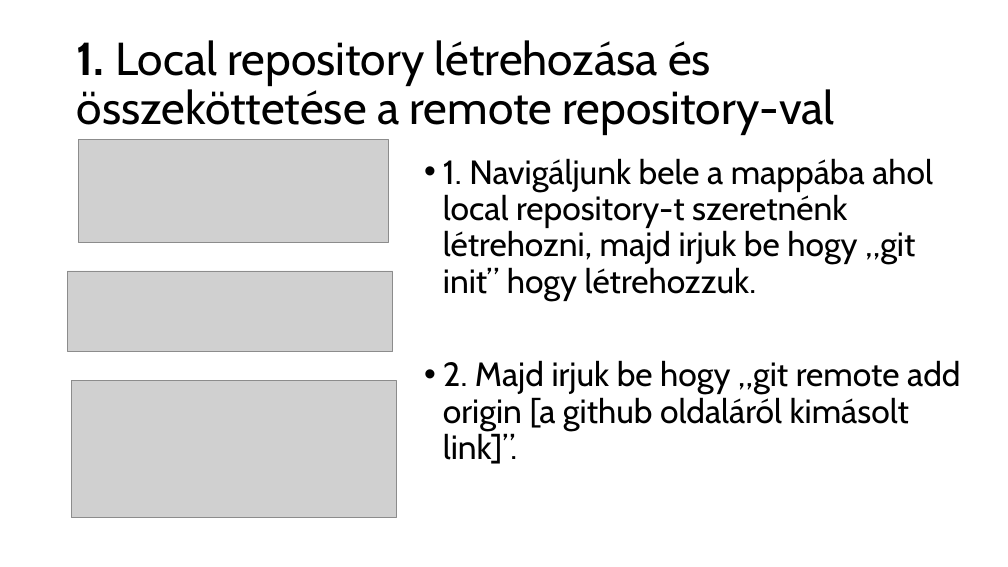
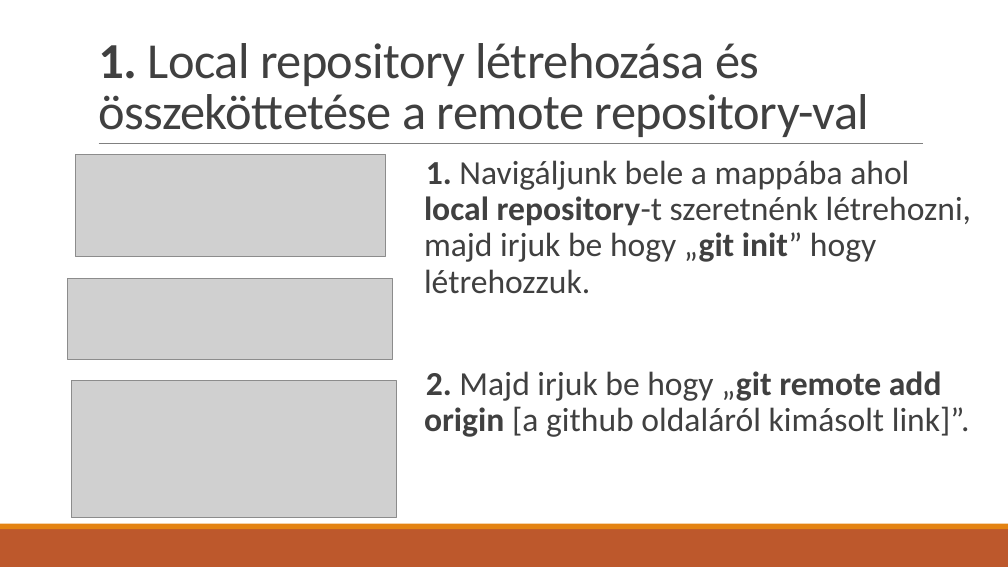
Before and after one commit to BognarBalint/Ikt_Projektmunka_2024-2025_Bogn-r_Roli_Kimi, a slide deck: slide 4 of Git_használat.pptx. Drawn at 1008x567 pixels with LibreOffice and Linux fonts; fonts in the diff are those of the drawing; grey boxes stand for pictures. Boxes give left, top, right and bottom in pixels: in the first picture for what was removed or moved away, otherwise in the second. Text is boxed around its words. In the diff, an @@ line names an element or a change of style, - is before the commit and + after.

```diff
--- a/Git_használat.pptx
+++ b/Git_használat.pptx
@@ title "1. Local repository létrehozása és ...": place and size @@
-title "1. Local repository létrehozása és ..." at (77,40,835,135)
+title "1. Local repository létrehozása és ..." at (98,43,869,137)
@@ title "1. Local repository létrehozása és ..." at (98,43,869,137): size 44 to 48 pt, font Cabin to Calibri, text colour #000000 to #404040, letter spacing 0 to -0.5 pt; line spacing 0.9 to 0.85; vertical alignment middle to bottom @@
@@ line added from (99, 144) to (923, 144), #808080 0.5 pt @@
@@ picture: place and size @@
-picture at (79,140,389,242)
+picture at (75,154,385,256)
@@ text "1. Navigáljunk bele a mappába ..." at (424,160,971,437): font Cabin to Calibri, text colour #000000 to #404040; bold on in "1. local repository-t „git init”", "2. „git remote add origin"; bullet • to  ; more space between paragraphs @@
@@ picture: place and size @@
-picture at (67,271,392,352)
+picture at (67,278,392,359)
@@ rectangle added at (0,529,1008,567), fill #BD582C @@
@@ rectangle added at (0,524,1008,529), fill #E48312 @@
```
Also in this commit, not shown: 10 other slides changed.
